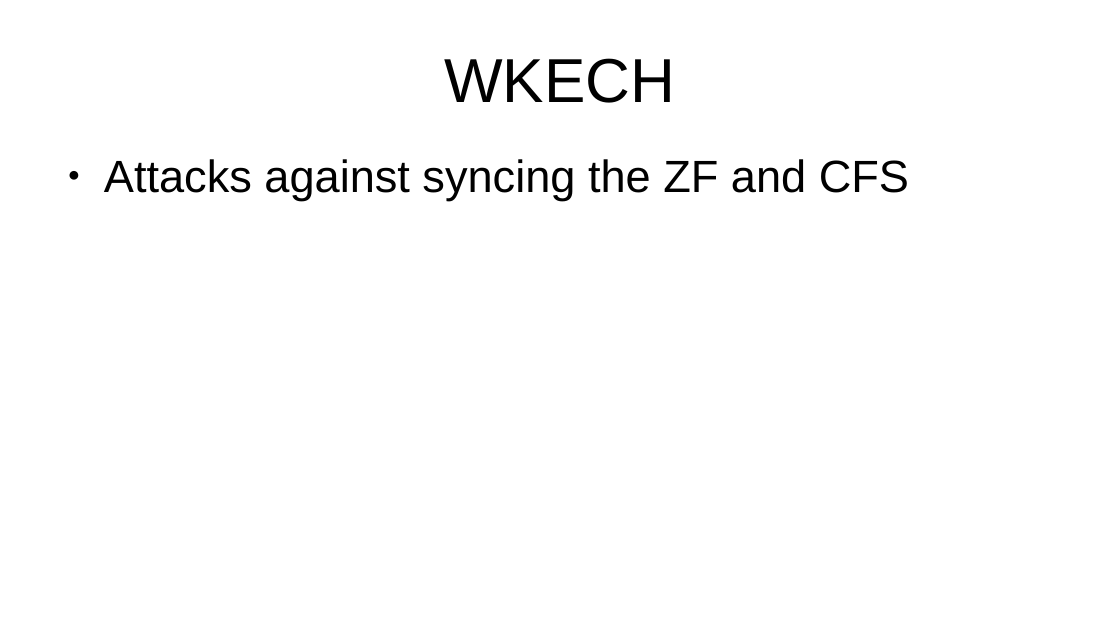
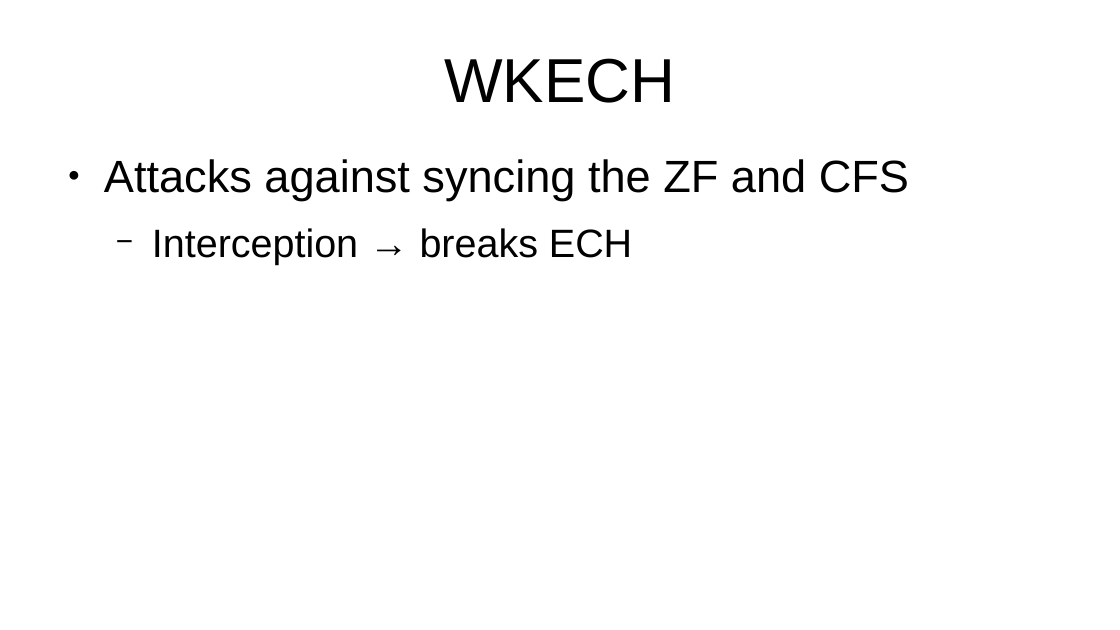
Before and after one commit to certtools/defo-security-analysis, a slide deck: slide 13 of stammtisch/presentation.odp (slide 12 before the commit). Drawn at 1120x630 pixels with LibreOffice and Linux fonts; fonts in the diff are those of the drawing. Boxes give left, top, right and bottom in pixels: in the first picture for what was removed or moved away, otherwise in the second. Text is boxed around its words. In the diff, an @@ line names an element or a change of style, - is before the commit and + after.

```diff
--- a/stammtisch/presentation.odp
+++ b/stammtisch/presentation.odp
@@ text at <box>152,228,632,264</box>: paragraph added @@
+  − Interception → breaks ECH
```
Also in this commit, not shown: 2 other slides changed, 2 slides added, 1 slide removed.
